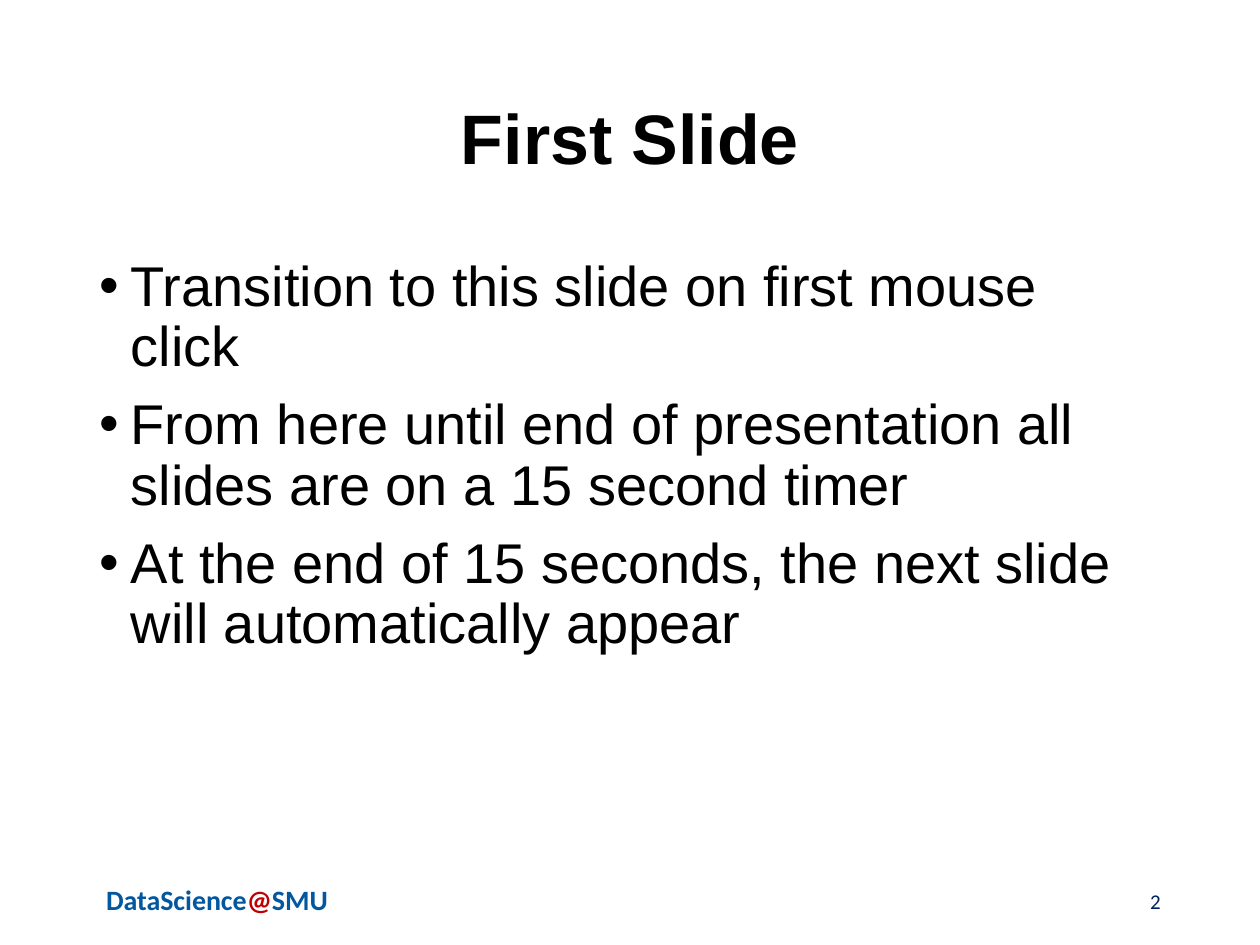
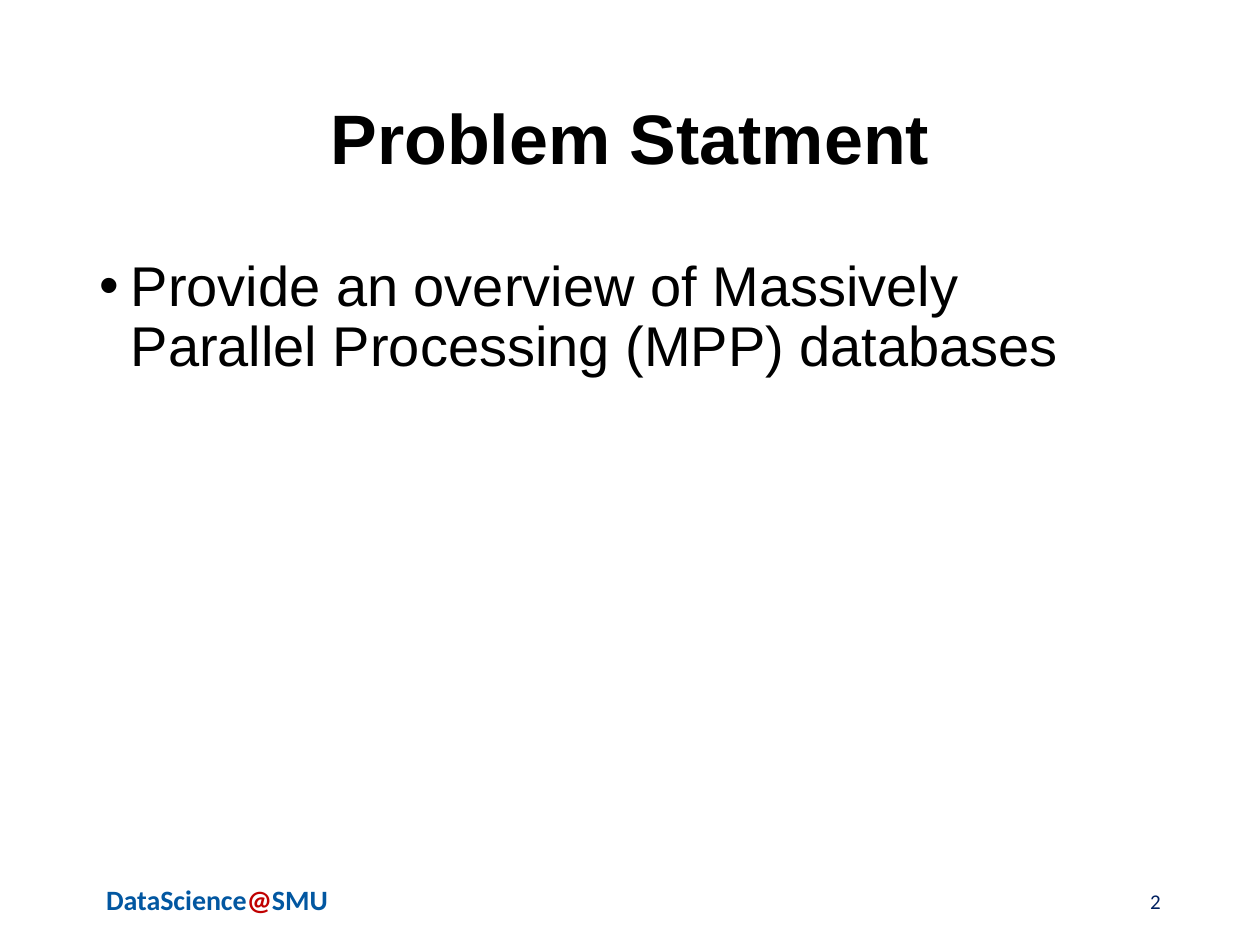
Before and after one commit to jbcroom/MSDS7330Project, a slide deck: slide 2 of Croom_Barker_Dixit_Presentation.pptx. Drawn at 1260x945 pixels with LibreOffice and Linux fonts; fonts in the diff are those of the drawing; background and template pictures are left out. Boxes give left, top, right and bottom in pixels: in the first picture for what was removed or moved away, otherwise in the second. Text is boxed around its words. In the diff, an @@ line names an element or a change of style, - is before the commit and + after.

```diff
--- a/Croom_Barker_Dixit_Presentation.pptx
+++ b/Croom_Barker_Dixit_Presentation.pptx
@@ title at (331,113,929,165): text changed @@
-First Slide
+Problem Statment
@@ text at (131,265,1058,377): text changed @@
-• Transition to this slide on first mouse click
-• From here until end of presentation all slides are on a 15 second timer
-• At the end of 15 seconds, the next slide will automatically appear
+• Provide an overview of Massively Parallel Processing (MPP) databases
```
Also in this commit, not shown: 4 other slides changed.
